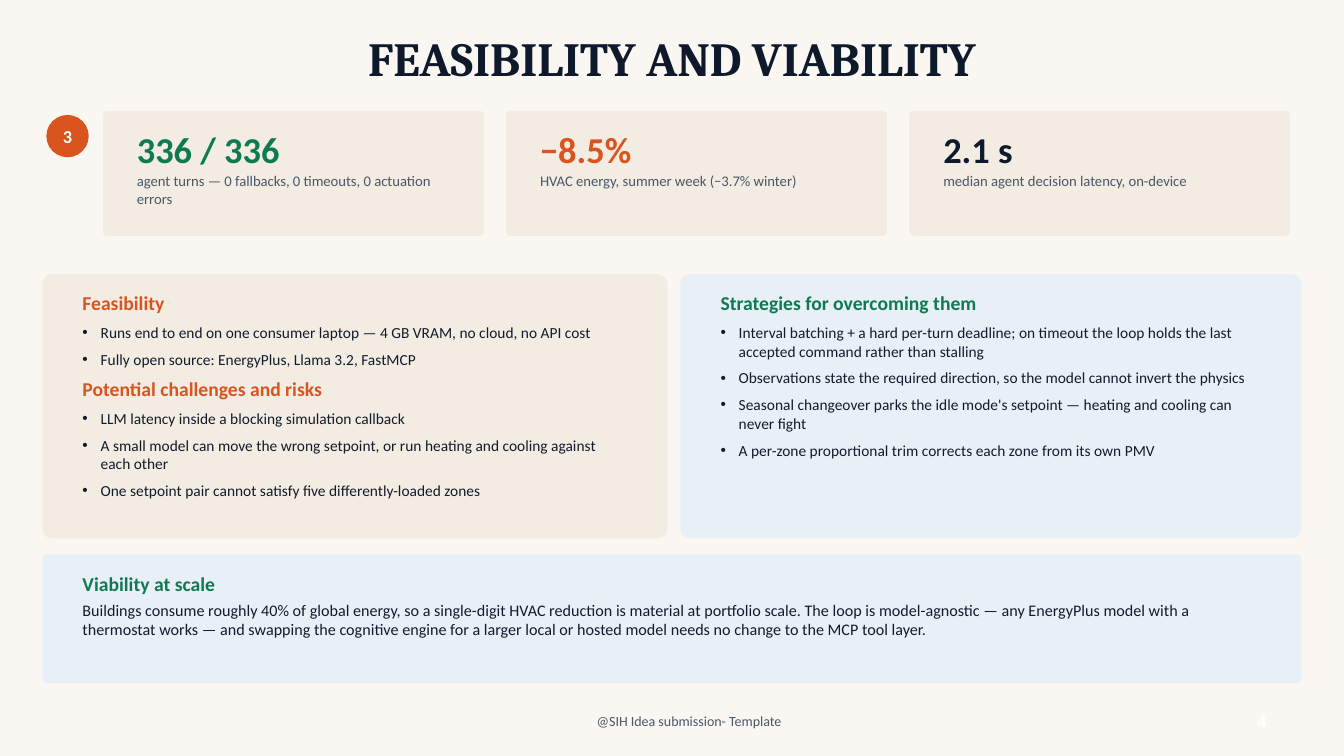
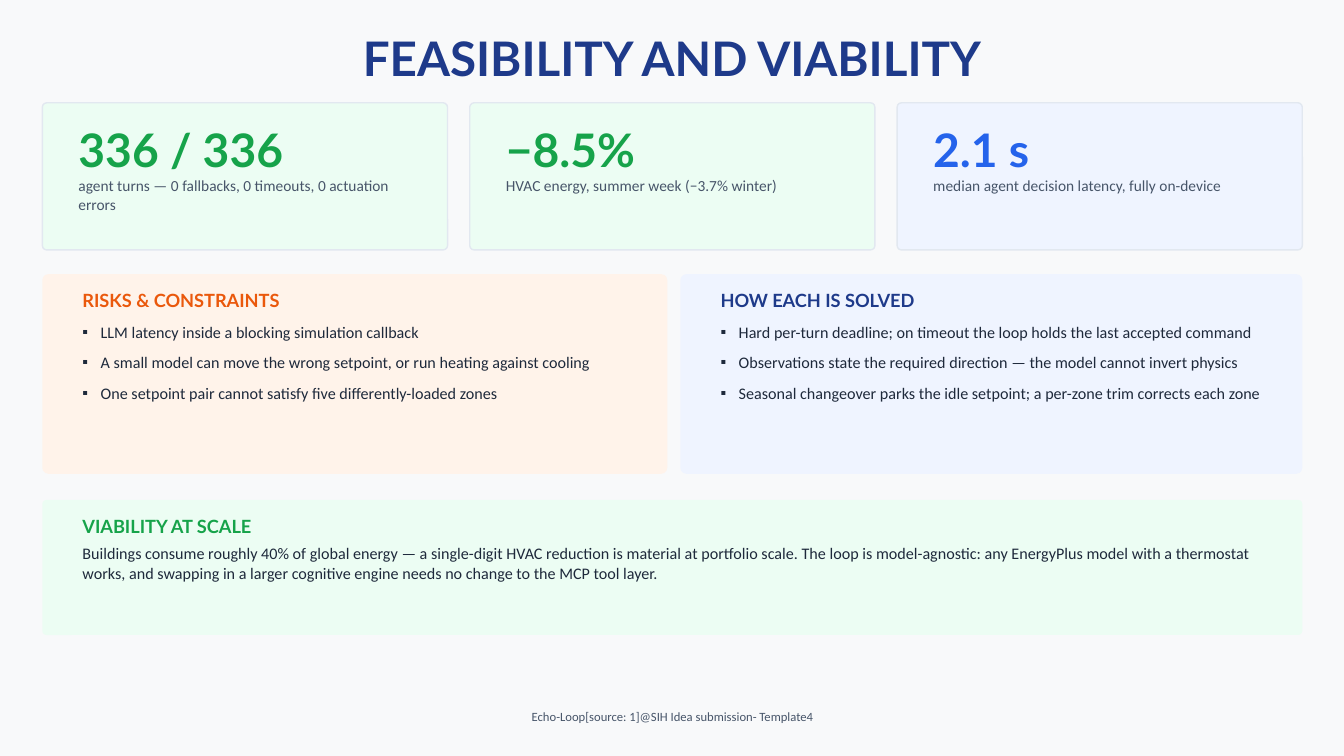
Before and after one commit to ayushYadav1107/Eco_loop_building_agents, a slide deck: slide 4 of deck/Eco-Loop_Building_Agents_Idea.pptx. Drawn at 1344x756 pixels with LibreOffice and Linux fonts; fonts in the diff are those of the drawing. Boxes give left, top, right and bottom in pixels: in the first picture for what was removed or moved away, otherwise in the second. Text is boxed around its words. In the diff, an @@ line names an element or a change of style, - is before the commit and + after.

```diff
--- a/deck/Eco-Loop_Building_Agents_Idea.pptx
+++ b/deck/Eco-Loop_Building_Agents_Idea.pptx
@@ background #FAF7F2 to #F8F9FA @@
@@ title "FEASIBILITY AND VIABILITY" at <box>363,41,981,77</box>: font Cambria to Lato, text colour #0E1A2B to #1E3A8A @@
@@ rounded rectangle at <box>42,103,448,250</box>: fill #F2ECE2 to #ECFDF3; outline none to #E2E8F0 1 pt; proportions changed @@
@@ rounded rectangle: place and size @@
-rounded rectangle at <box>103,111,484,236</box>
+rounded rectangle at <box>42,103,448,250</box>
@@ ellipse removed at <box>46,115,89,157</box> @@
-3
@@ text "336 / 336": place and size @@
-text "336 / 336" at <box>137,138,430,204</box>
+text "336 / 336" at <box>78,133,388,210</box>
@@ text "336 / 336" at <box>78,133,388,210</box>: size 26 to 33 pt, font Calibri to Lato, text colour #0D7A4F to #16A34A in "336 / 336"; size 10.5 to 11 pt, text colour #4A5768 to #475569 in "agent turns — 0 fallbacks, 0 timeouts, ..."; less space between paragraphs @@
@@ rounded rectangle: place and size @@
-rounded rectangle at <box>506,111,887,236</box>
+rounded rectangle at <box>470,103,875,250</box>
@@ rounded rectangle at <box>470,103,875,250</box>: fill #F2ECE2 to #ECFDF3; outline none to #E2E8F0 1 pt; proportions changed @@
@@ text "−8.5%": place and size @@
-text "−8.5%" at <box>540,138,797,189</box>
+text "−8.5%" at <box>506,133,777,194</box>
@@ text "−8.5%" at <box>506,133,777,194</box>: size 26 to 33 pt, font Calibri to Lato, text colour #D9541F to #16A34A in "−8.5%"; size 10.5 to 11 pt, text colour #4A5768 to #475569 in "HVAC energy, summer week (−3.7% winter)"; less space between paragraphs @@
@@ rounded rectangle: place and size @@
-rounded rectangle at <box>909,111,1291,236</box>
+rounded rectangle at <box>897,103,1303,250</box>
@@ rounded rectangle at <box>897,103,1303,250</box>: fill #F2ECE2 to #EFF4FF; outline none to #E2E8F0 1 pt; proportions changed @@
@@ text "2.1 s": place and size @@
-text "2.1 s" at <box>943,139,1187,189</box>
+text "2.1 s" at <box>933,133,1220,194</box>
@@ text at <box>933,133,1029,168</box>: size 26 to 33 pt, font Calibri to Lato, text colour #0E1A2B to #2563EB in "2.1 s"; less space between paragraphs @@
@@ text at <box>933,180,1220,194</box>: text changed; size 10.5 to 11 pt; text colour #4A5768 to #475569 @@
-median agent decision latency, on-device
+median agent decision latency, fully on-device
@@ rounded rectangle: place and size @@
-rounded rectangle at <box>42,274,667,538</box>
+rounded rectangle at <box>42,274,667,474</box>
@@ rounded rectangle at <box>42,274,667,474</box>: fill #F2ECE2 to #FFF3EA; proportions changed @@
@@ text at <box>82,293,280,307</box>: text changed; size 11 to 13 pt; font Calibri to Lato; text colour #121B2B to #EA580C; bold on @@
-Feasibility
-• Runs end to end on one consumer laptop — 4 GB VRAM, no cloud, no API cost
-• Fully open source: EnergyPlus, Llama 3.2, FastMCP
-Potential challenges and risks
+RISKS & CONSTRAINTS
@@ rounded rectangle: place and size @@
-rounded rectangle at <box>681,274,1302,538</box>
+rounded rectangle at <box>681,274,1303,474</box>
@@ rounded rectangle at <box>681,274,1303,474</box>: fill #E9EFF7 to #EFF4FF; proportions changed @@
@@ text at <box>721,293,1260,402</box>: text changed; size 11 to 11.5 pt; text colour #121B2B to #1E293B @@
-Strategies for overcoming them
-• Interval batching + a hard per-turn deadline; on timeout the loop holds the last accepted command rather than stalling
-• Observations state the required direction, so the model cannot invert the physics
-• Seasonal changeover parks the idle mode's setpoint — heating and cooling can never fight
-• A per-zone proportional trim corrects each zone from its own PMV
+HOW EACH IS SOLVED
+▪ Hard per-turn deadline; on timeout the loop holds the last accepted command
+▪ Observations state the required direction — the model cannot invert physics
+▪ Seasonal changeover parks the idle setpoint; a per-zone trim corrects each zone
@@ text at <box>101,326,497,402</box>: size 11 to 11.5 pt, text colour #121B2B to #1E293B in "LLM latency inside a blocking simulation callback", "One setpoint pair cannot satisfy five differently-loaded ..."; bullet • to ▪; more space between paragraphs @@
@@ text at <box>101,356,589,371</box>: text changed; size 11 to 11.5 pt; text colour #121B2B to #1E293B @@
-• A small model can move the wrong setpoint, or run heating and cooling against each other
+▪ A small model can move the wrong setpoint, or run heating against cooling
@@ rounded rectangle: place and size @@
-rounded rectangle at <box>42,555,1302,684</box>
+rounded rectangle at <box>42,500,1303,635</box>
@@ rounded rectangle at <box>42,500,1303,635</box>: fill #E9EFF7 to #ECFDF3; proportions changed @@
@@ text at <box>82,519,1249,582</box>: text changed; text colour #121B2B to #1E293B @@
-Viability at scale
-Buildings consume roughly 40% of global energy, so a single-digit HVAC reduction is material at portfolio scale. The loop is model-agnostic — any EnergyPlus model with a thermostat works — and swapping the cognitive engine for a larger local or hosted model needs no change to the MCP tool layer.
+VIABILITY AT SCALE
+Buildings consume roughly 40% of global energy — a single-digit HVAC reduction is material at portfolio scale. The loop is model-agnostic: any EnergyPlus model with a thermostat works, and swapping in a larger cognitive engine needs no change to the MCP tool layer.
@@ text "Echo-Loop[source: 1]@SIH Idea submission- Template4" at <box>532,712,813,723</box>: vertical alignment middle to top @@
@@ text at <box>532,712,813,723</box>: text changed; size 10 to 9 pt; text colour #4A5768 to #475569 @@
-@SIH Idea submission- Template
+Echo-Loop[source: 1]@SIH Idea submission- Template4
```
Also in this commit, not shown: 5 other slides changed, 8 other files.
